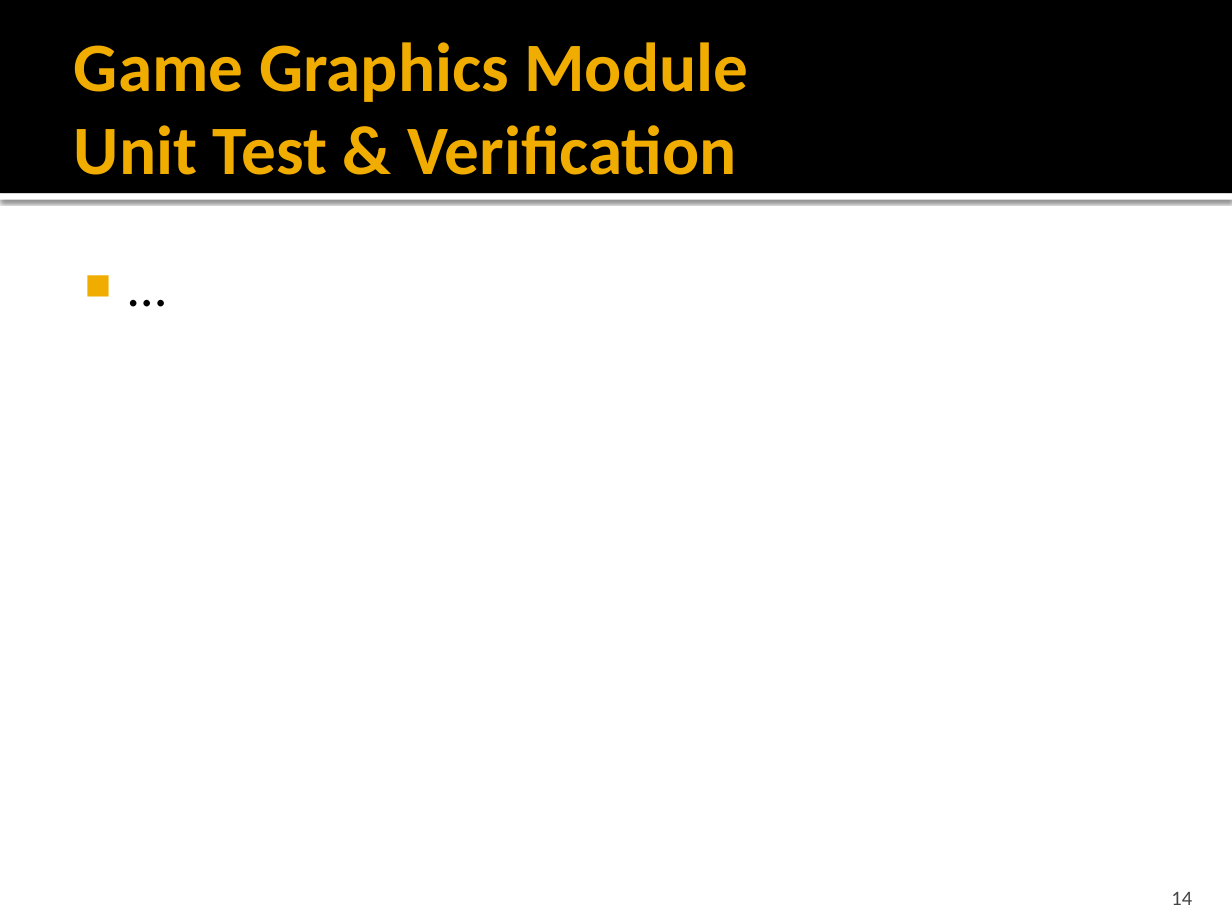
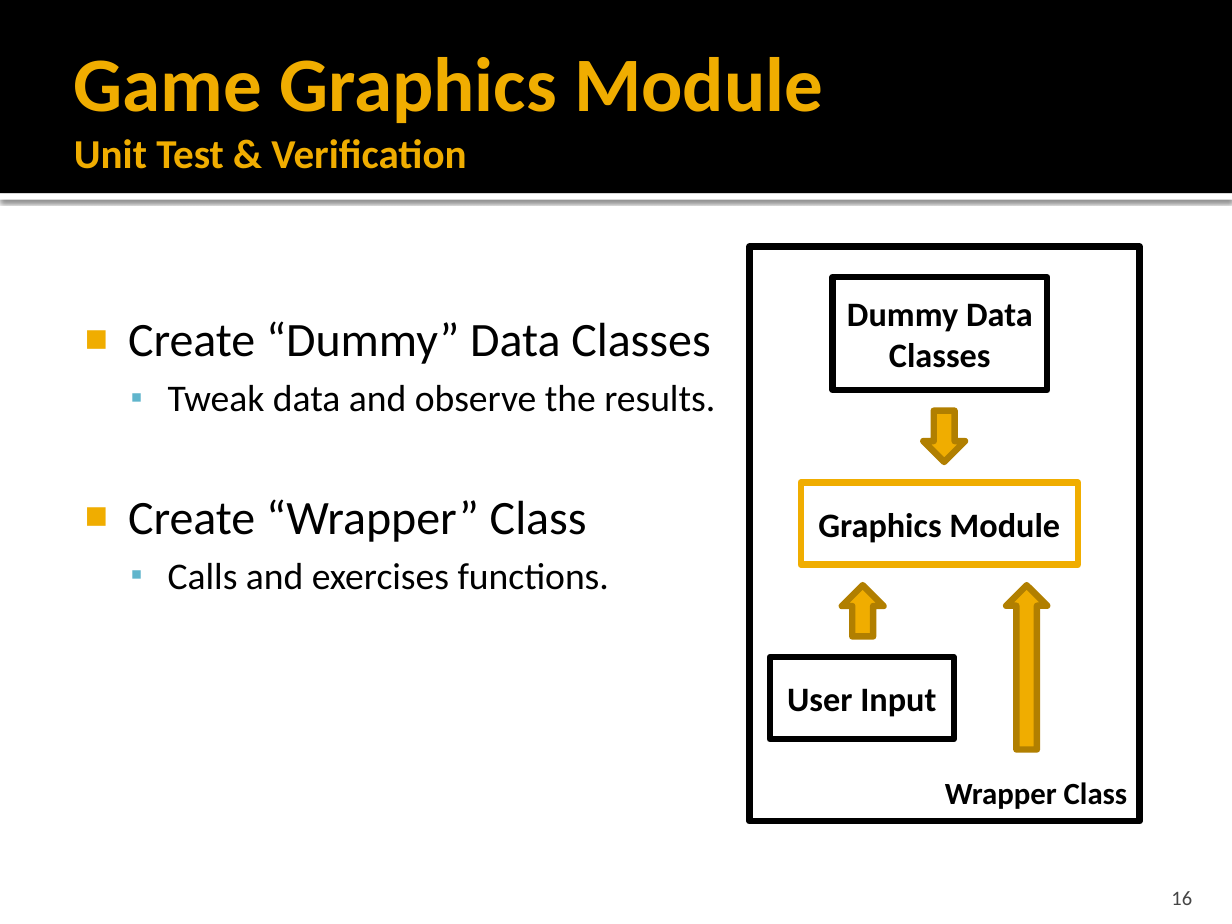
Before and after one commit to idxExtropy/duel-reality, a slide deck: slide 16 of Docs/DUEL REALITY .pptx (slide 14 before the commit). Drawn at 1232x924 pixels with LibreOffice and Linux fonts; fonts in the diff are those of the drawing. Boxes give left, top, right and bottom in pixels: in the first picture for what was removed or moved away, otherwise in the second. Text is boxed around its words. In the diff, an @@ line names an element or a change of style, - is before the commit and + after.

```diff
--- a/Docs/DUEL REALITY .pptx
+++ b/Docs/DUEL REALITY .pptx
@@ title "Game Graphics Module Unit Test ..." at [74, 57, 823, 169]: size 40.5 to 45 pt in "Game Graphics Module"; size 40.5 to 24 pt in "Unit Test & Verification" @@
@@ text at [128, 321, 715, 590]: text changed; size 32 to 22 pt @@
-■ …
+■ Create “Dummy” Data Classes
+  ▪ Tweak data and observe the results.
+■ Create “Wrapper” Class
+  ▪ Calls and exercises functions.
@@ group added at [749, 246, 1140, 822]: 4 rectangles, 2 up arrows, 1 down arrow @@
+Wrapper Class
+Graphics Module
+Dummy Data Classes
+User Input
@@ page number at [1171, 891, 1192, 905]: text changed @@
-14
+16
```
Also in this commit, not shown: 4 other slides changed, 3 slides added, 1 slide removed.
